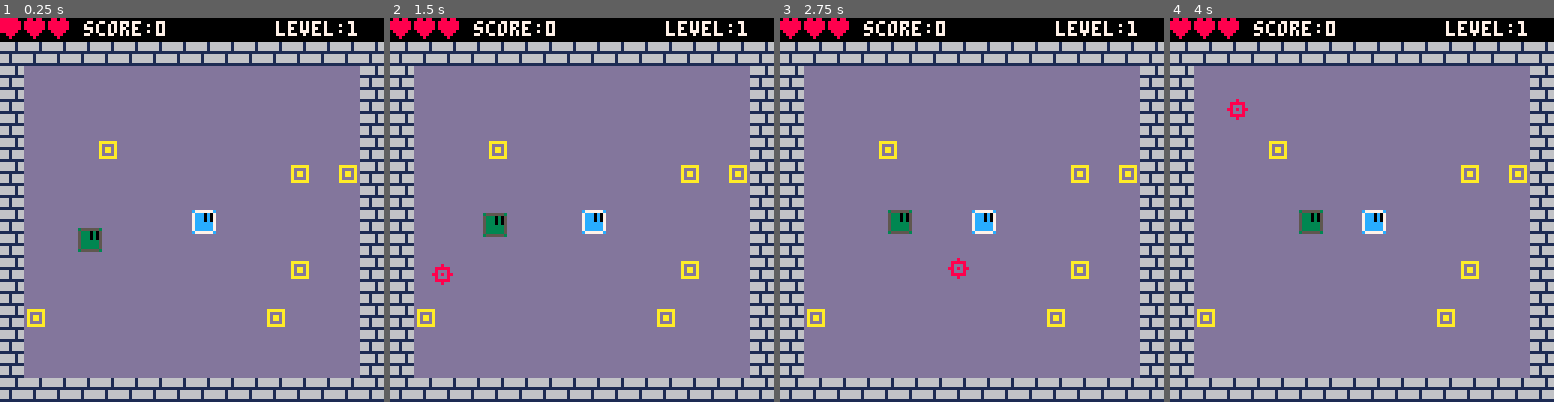
Above: before the commit, frames 1-4 (left to right).
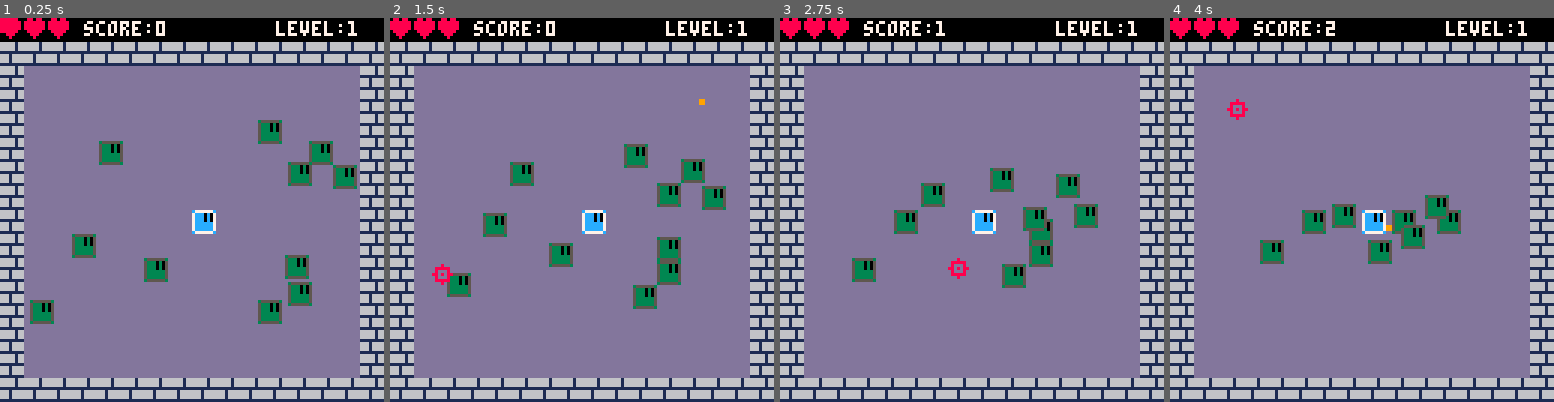
Above: after the commit, the same moments.

Repository: TinMaster/Coin_Collector
Game: PICO-8 cartridge backup/game.p8
Same seed, same stepped clock (60 frames per second), same inputs: the game is played once before the commit and once after it.
Inputs (mouse positions are in pixels of both pictures, inside the frame that each line leads up to):
- Up to frame 1 (0.25 s): no input
- Up to frame 2 (1.5 s): tap X (X key) at 0.33, 1.07 s; click (670, 121) at 0.67 s; click (436, 267) at 1.22 s
- Up to frame 3 (2.75 s): hold Right 1.6-2.1 s; hold P2 Left 1.6-2.1 s; click (887, 114) at 1.77 s; tap X (X key) at 1.85 s; hold Up 2.15-2.42 s; hold P2 Down 2.15-2.42 s; click (952, 259) at 2.32 s; hold Right from 2.47 s (still down); hold P2 Left from 2.47 s (still down)
- Up to frame 4 (4 s): click (1404, 106) at 2.87 s; tap X (X key) at 2.97 s; release Right at 3.03 s; release P2 Left at 3.03 s; hold Left 3.08-3.58 s; hold P2 Right 3.08-3.58 s; click (1465, 256) at 3.42 s; hold Down 3.63-3.97 s; hold P2 Up 3.63-3.97 s; click (1231, 102) at 3.97 s

The runs differ from the first frame. In frame 1, 4.5% of the frame differs, in the area x 7-93%, y 26-81%; in frame 2, 4.6%, in the area x 7-93%, y 21-81%; in frame 3, 4.6%; in frame 4, 3.7%.

Commit message:
Movement and smaller changes
Movement is now more fluid and changed the cmap function to compensate

Diff:
--- a/backup/game.p8
+++ b/backup/game.p8
@@ -12,26 +13,43 @@
 	p.score = 0
 	p.health = 3
 	p.iframe = 0
+	p.fire = true
 	p.sp = 1
 	p.alive = true
+
+	local time = 10
 	--movement/update function
 	p.update = function()
 		local lx = p.x
 		local ly = p.y
 
-		if(btnp(⬅️)) or btnp(0,1) then
-			p.x -= 8
-		end
-		if(btnp(➡️)) or btnp(1,1) then
-			p.x += 8
-		end
-		if(btnp(⬆️)) or btnp(2,1) then
-			p.y -= 8
-		end
-		if(btnp(⬇️)) or btnp(3,1) then
-			p.y += 8
-		end
-
+		if(btn(⬅️)) or btn(0,1) then
+			p.x -= 2
+		end
+		if(btn(➡️)) or btn(1,1) then
+			p.x += 2
+		end
+		if(btn(⬆️)) or btn(2,1) then
+			p.y -= 2
+		end
+		if(btn(⬇️)) or btn(3,1) then
+			p.y += 2
+		end
+
+		if(stat(34) == 1 ) and p.fire then
+			--cursor object = c
+			bullet = create_bullet(p.x, p.y)
+
+			angle = atan2((c.x - p.x),(c.y - p.y))
+
+			bullet.dx = bullet.speed * cos(angle)
+			bullet.dy = bullet.speed * sin(angle)
+			p.fire = false
+			time = 10
+			sfx(4)
+			add(bullets,bullet)
+
+		end
 		if(cmap(p)) then
 			p.x = lx
 			p.y = ly
@@ -44,16 +62,20 @@
 		if p.health == 0 then
 			p.alive = false
 		end
+
+		if time > 0 then
+			time -= 1
+		end
+		if not p.fire and time == 0 then
+			p.fire = true
+		end
+
 	end
 
 	p.draw = function()
 		palt(0,false)
 		spr(p.sp, p.x, p.y )
 		pal(0,true) --toggle opacity
-
-		--if (flr(p.iframe / 5) % 2 == 0) then
-		--	p.sp = 0
-		--end
 	end
 
 	return p
@@ -70,7 +92,7 @@
 	end
 	e.dx = 0
 	e.dy = 0
-	e.tick = rnd(10,20)
+	e.tick = rnd(10,15)
 	e.d = 0
 
 	e.draw = function()
@@ -89,8 +111,7 @@
 			if(player.y < e.y) e.y -= 1
 			if(player.y > e.y) e.y += 1
 
-			e.tick = rnd(10,20)
-
+			e.tick = rnd(10,15)
 
 		end
 	end
@@ -99,9 +120,10 @@
 
 end
 
-function create_coin()
-	local c = random_cords()
-
+function create_coin(x,y)
+	local c = {}
+	c.x = x
+	c.y = y
 	add(coins,c)
 
 	c.draw = function(this)
@@ -112,7 +134,7 @@
 
 end
 
-function create_pointer()
+function create_cursor()
 	local p = {}
 	p.x = stat(32) - 1
 	p.y = stat(33) - 1
@@ -126,6 +148,26 @@
 		spr(5, p.x, p.y)
 	end
 	return p
+end
+
+function create_bullet(x,y)
+	local b = {}
+	b.x = x
+	b.y = y
+	b.dx = 0
+	b.dy = 0
+	b.speed = 6
+	b.sp = 6
+
+	b.update = function()
+		b.x = b.x + b.dx
+		b.y = b.y + b.dy
+	end
+
+	b.draw = function()
+		spr(6,b.x, b.y)
+	end
+	return b
 end
 --helper functions
 function generate_coins()
@@ -135,7 +177,7 @@
 end
 
 function generate_enemies()
-	for i = 1, 1 do
+	for i = 1, 10 + lvl do
 		create_enemy()
 	end
 end
@@ -192,30 +234,59 @@
 	return false
 end
 
+--todo move to indivual update functions probably
 function chk_collision()
+
 	for coin in all(coins) do
 		if col(player.x, player.y,	4,4, coin.x, coin.y, 4, 4) then
 		 	del(coins,coin)
 				sfx(1)
-				player.score += 1
+				player.score += 10
 		end
 	end
 
 	for enemy in all(enemies) do
-			if col(player.x, player.y,	4,4, enemy.x, enemy.y, 4, 4) and player.iframe == 0 then
+			if col(player.x, player.y,	4,4, enemy.x, enemy.y, 6, 6) and player.iframe == 0 then
 				player.health -= 1
 				sfx(2,2)
 				player.iframe = 30
 				--kills itself upon impact
+				create_coin(enemy.x,enemy.y)
 				del(enemies,enemy)
 			end
-	end
-
-
-	if(#coins == 0) then
+
+			for bullet in all(bullets) do
+				if col(bullet.x, bullet.y, 4, 4, enemy.x, enemy.y, 4,4) then
+					if(flr(rnd(20)) > 15) create_coin(enemy.x, enemy.y)
+					del(bullets,bullet)
+					del(enemies,enemy)
+					sfx(3)
+					player.score += 1
+
+				end
+			end
+	end
+
+	for bullet in all(bullets) do
+		if cmap(bullet) then
+			del(bullets, bullet)
+		end
+	end
+
+	--[[if(#coins == 0) then
 		lvl += 1
 		generate_coins()
-	end
+	end--]]
+	--todo make enemies drop coins instead?
+
+	if(player.alive == false) then
+		gameover_init()
+	end
+	if(#enemies == 0) then
+		lvl += 1
+		generate_enemies()
+	end
+
 end
 
 function debug()
@@ -250,9 +321,8 @@
 function _init()
 	poke(0x5f2d, 1)
 	lvl = 1
-	c = create_pointer()
+	c = create_cursor()
 	player = create_player()
-	generate_coins()
     generate_enemies()
 end
 
@@ -265,6 +335,9 @@
 		enemy.update()
 	end
 
+	for bullet in all(bullets) do
+		bullet.update()
+	end
 end
 
 function _draw()
@@ -276,6 +349,9 @@
 		obj.draw(obj)
 	end)
 
+	for bullet in all(bullets) do
+		bullet.draw()
+	end
 	for enemy in all(enemies) do
 		enemy.draw()
 	end
@@ -288,38 +364,15 @@
 
 --gameover screen
 
-function create_cursor()
-	local c = {}
-	c.x = 40
-	c.y = 72
-	c.flag = false
-	c.draw = function ()
-		palt(0,true)
-		spr(7,cursor.x,cursor.y)
-	end
-
-	c.update = function ()
-		if(btn(3)) then
-			c.y = 79
-			print("reach",64,80)
-		elseif(btn(2)) then
-			c.y = 71
-		elseif(btn(5)) then
-			c.flag = true
-		end
-	end
-
-	return c
-end
 
 function gameover_init()
 	_update = gameover_update
 	_draw = gameover_draw
-	cursor = create_cursor()
+	pointer = create_cursor()
 end
 
 function gameover_update()
-	cursor.update()
+	pointer.update()
 
 end
 
@@ -328,13 +381,15 @@
 	map(0,0)
 	color(2)
 	rectfill(8,16,119,119)
+
 	color(7)
 	printc("game over", 32)
 	printc("hiscore:".."40",40)
-	printc("score:", 56)
+	printc("score:"..player.score, 56)
 	printc("retry",72)
 	printc("quit",80)
-	cursor.draw()
+	pointer.draw()
+
 end
 
 function printc(str,y)
@@ -356,8 +411,8 @@
 00000000c777777c00000000c777777cc777777c0008000000000000000880000055550000000000000000000000000000000000000000000000000000000000
 000000007ccc0c07000000007cccccc77cccccc70888880000000000000088000500005000000000000000000000000000000000000000000000000000000000
 000000007ccc0c07000000007ccc0c077cccccc70800080000000000000008805000000500000000000000000000000000000000000000000000000000000000
-000000007ccc0c07000000007cccccc77cccccc78808088000077000888888885000000500000000000000000000000000000000000000000000000000000000
-000000007cccccc7000000007cccccc77cccccc70800080000077000888888885000000500000000000000000000000000000000000000000000000000000000
+000000007ccc0c07000000007cccccc77cccccc78808088000099000888888885000000500000000000000000000000000000000000000000000000000000000
+000000007cccccc7000000007cccccc77cccccc70800080000099000888888885000000500000000000000000000000000000000000000000000000000000000
 000000007cccccc7000000007cccccc77cccccc70888880000000000000008805000000500000000000000000000000000000000000000000000000000000000
 000000007cccccc7000000007cccccc77cccccc70008000000000000000088000500005000000000000000000000000000000000000000000000000000000000
 00000000c777777c00000000c777777cc777777c0000000000000000000880000055550000000000000000000000000000000000000000000000000000000000
@@ -386,10 +441,10 @@
 00000000000000000000000000000000000c00000000000000000000000000000000000000000000000000000000000000000000000000000000000000000000
 00000000000000000000000000000000000c00000000000000000000000000000000000000000000000000000000000000000000000000000000000000000000
 __gff__
-0000000000000000000000000000000001000000010000000000000000000000010000000000000000000000000000000000000000000000000000000000000000000000000000000000000000000000000000000000000000000000000000000000000000000000000000000000000000000000000000000000000000000000
+0000010000000000000000000000000001000000010000000000000000000000010000000000000000000000000000000000000000000000000000000000000000000000000000000000000000000000000000000000000000000000000000000000000000000000000000000000000000000000000000000000000000000000
 0000000000000000000000000000000000000000000000000000000000000000000000000000000000000000000000000000000000000000000000000000000000000000000000000000000000000000000000000000000000000000000000000000000000000000000000000000000000000000000000000000000000000000
 __map__
-0000000000000000000000000000000000000000000000000000000000000000000000000000000000000000000000000000000000000000000000000000000000000000000000000000000000000000000000000000000000000000000000000000000000000000000000000000000000000000000000000000000000000000
+0000000000000202020200000000000000000000000000000000000000000000000000000000000000000000000000000000000000000000000000000000000000000000000000000000000000000000000000000000000000000000000000000000000000000000000000000000000000000000000000000000000000000000
 1010101010101010101010101010101000000000000000000000000000000000000000000000000000000000000000000000000000000000000000000000000000000000000000000000000000000000000000000000000000000000000000000000000000000000000000000000000000000000000000000000000000000000
 1011111111111111111111111111111000000000000000000000000000000000000000000000000000000000000000000000000000000000000000000000000000000000000000000000000000000000000000000000000000000000000000000000000000000000000000000000000000000000000000000000000000000000
 1011111111111111111111111111111000000000000000000000000000000000000000000000000000000000000000000000000000000000000000000000000000000000000000000000000000000000000000000000000000000000000000000000000000000000000000000000000000000000000000000000000000000000
--- a/game.p8
+++ b/game.p8
@@ -6,16 +6,20 @@
 enemies = {}
 bullets = {}
 
+--Worked
 function create_player()
 	local p = {}
 	p.x = 64
 	p.y = 64
 	p.score = 0
+	p.highscore = 0
 	p.health = 3
 	p.iframe = 0
 	p.fire = true
 	p.sp = 1
 	p.alive = true
+	p.cm = true
+	p.cw = true
 
 	local time = 10
 	--movement/update function
@@ -23,15 +27,24 @@
 		local lx = p.x
 		local ly = p.y
 
-		if(btnp(⬅️)) or btnp(0,1) then
-			p.x -= 8
-		elseif(btnp(➡️)) or btnp(1,1) then
-			p.x += 8
-		elseif(btnp(⬆️)) or btnp(2,1) then
-			p.y -= 8
-		elseif(btnp(⬇️)) or btnp(3,1) then
-			p.y += 8
-		end
+		if(btn(⬅️)) or btn(0,1) then
+			p.x -= 1
+		end
+		if(btn(➡️)) or btn(1,1) then
+			p.x += 1
+		end
+		if(btn(⬆️)) or btn(2,1) then
+			p.y -= 1
+		end
+		if(btn(⬇️)) or btn(3,1) then
+			p.y += 1
+		end
+
+		if(cmap(p)) then
+			p.x = lx
+			p.y = ly
+		end
+
 
 		if(stat(34) == 1 ) and p.fire then
 			--cursor object = c
@@ -43,13 +56,9 @@
 			bullet.dy = bullet.speed * sin(angle)
 			p.fire = false
 			time = 10
-			sfx(3)
+			sfx(4)
 			add(bullets,bullet)
 
-		end
-		if(cmap(p)) then
-			p.x = lx
-			p.y = ly
 		end
 
 		if p.iframe > 0 then
@@ -81,15 +90,11 @@
 function create_enemy()
 	local e = random_cords()
 
-	if e.x != player.x and e.y != player.y then
-		add(enemies, e)
-	else
-		e = {}
-		create_enemy()
-	end
+	add(enemies, e)
+
 	e.dx = 0
 	e.dy = 0
-	e.tick = rnd(10,20)
+	e.tick = rnd(10,15)
 	e.d = 0
 
 	e.draw = function()
@@ -108,8 +113,7 @@
 			if(player.y < e.y) e.y -= 1
 			if(player.y > e.y) e.y += 1
 
-			e.tick = rnd(10,20)
-
+			e.tick = rnd(10,15)
 
 		end
 	end
@@ -118,9 +122,10 @@
 
 end
 
-function create_coin()
-	local c = random_cords()
-
+function create_coin(x,y)
+	local c = {}
+	c.x = x
+	c.y = y
 	add(coins,c)
 
 	c.draw = function(this)
@@ -131,7 +136,7 @@
 
 end
 
-function create_pointer()
+function create_cursor()
 	local p = {}
 	p.x = stat(32) - 1
 	p.y = stat(33) - 1
@@ -174,7 +179,7 @@
 end
 
 function generate_enemies()
-	for i = 1, 3 + lvl do
+	for i = 1, 10 + lvl do
 		create_enemy()
 	end
 end
@@ -193,8 +198,32 @@
 end
 
 --collision--
-
-function cmap(obj)
+function cmap(o)
+  local ct=false
+  local cb=false
+
+  -- if colliding with map tiles
+  if(o.cm) then
+    local x1=o.x/8
+    local y1=o.y/8
+    local x2=(o.x+7)/8
+    local y2=(o.y+7)/8
+    local a=fget(mget(x1,y1),0)
+    local b=fget(mget(x1,y2),0)
+    local c=fget(mget(x2,y2),0)
+    local d=fget(mget(x2,y1),0)
+    ct=a or b or c or d
+   end
+   -- if colliding world bounds
+   if(o.cw) then
+     cb=(o.x<0 or o.x+8>126 or
+           o.y<0 or o.y+8>126)
+   end
+
+  return ct or cb
+end
+
+function solid(obj)
 	local tilex = (obj.x - (obj.x % 8)) / 8
 	local tiley = (obj.y - (obj.y % 8)) / 8
 	if fget(mget(tilex, tiley),0) then
@@ -231,12 +260,14 @@
 	return false
 end
 
+--todo move to indivual update functions probably
 function chk_collision()
+
 	for coin in all(coins) do
 		if col(player.x, player.y,	4,4, coin.x, coin.y, 4, 4) then
 		 	del(coins,coin)
 				sfx(1)
-				player.score += 1
+				player.score += 10
 		end
 	end
 
@@ -246,7 +277,19 @@
 				sfx(2,2)
 				player.iframe = 30
 				--kills itself upon impact
+				create_coin(enemy.x,enemy.y)
 				del(enemies,enemy)
+			end
+
+			for bullet in all(bullets) do
+				if col(bullet.x, bullet.y, 4, 4, enemy.x, enemy.y, 4,4) then
+					if(flr(rnd(20)) > 15) create_coin(enemy.x, enemy.y)
+					del(bullets,bullet)
+					del(enemies,enemy)
+					sfx(3)
+					player.score += 1
+
+				end
 			end
 	end
 
@@ -254,19 +297,22 @@
 		if cmap(bullet) then
 			del(bullets, bullet)
 		end
-		for enemy in all(enemies) do
-			if col(bullet.x, bullet.y, 4, 4, enemy.x, enemy.y, 4,4) then
-				del(bullets,bullet)
-				del(enemies,enemy)
-			end
-		end
-	end
-
-	if(#coins == 0) and (#enemies == 0) then
+	end
+
+	--[[if(#coins == 0) then
 		lvl += 1
 		generate_coins()
+	end--]]
+	--todo make enemies drop coins instead?
+
+	if(player.alive == false) then
+		gameover_init()
+	end
+	if(#enemies == 0) then
+		lvl += 1
 		generate_enemies()
 	end
+
 end
 
 function debug()
@@ -301,9 +347,8 @@
 function _init()
 	poke(0x5f2d, 1)
 	lvl = 1
-	c = create_pointer()
+	c = create_cursor()
 	player = create_player()
-	generate_coins()
     generate_enemies()
 end
 
@@ -345,38 +390,15 @@
 
 --gameover screen
 
-function create_cursor()
-	local c = {}
-	c.x = 40
-	c.y = 72
-	c.flag = false
-	c.draw = function ()
-		palt(0,true)
-		spr(7,c.x,c.y)
-	end
-
-	c.update = function ()
-		if(btn(3)) then
-			c.y = 79
-			print("reach",64,80)
-		elseif(btn(2)) then
-			c.y = 71
-		elseif(btn(5)) then
-			c.flag = true
-		end
-	end
-
-	return c
-end
 
 function gameover_init()
 	_update = gameover_update
 	_draw = gameover_draw
-	cursor = create_cursor()
+	pointer = create_cursor()
 end
 
 function gameover_update()
-	cursor.update()
+	pointer.update()
 
 end
 
@@ -385,13 +407,15 @@
 	map(0,0)
 	color(2)
 	rectfill(8,16,119,119)
+
 	color(7)
 	printc("game over", 32)
-	printc("hiscore:".."40",40)
-	printc("score:", 56)
+	printc("hiscore:"..player.highscore,40)
+	printc("score:"..player.score, 56)
 	printc("retry",72)
 	printc("quit",80)
-	cursor.draw()
+	pointer.draw()
+
 end
 
 function printc(str,y)
@@ -443,7 +467,7 @@
 
 
 __gff__
-0000000000000000000000000000000001000000010000000000000000000000010000000000000000000000000000000000000000000000000000000000000000000000000000000000000000000000000000000000000000000000000000000000000000000000000000000000000000000000000000000000000000000000
+0000010000000000000000000000000001000000010000000000000000000000010000000000000000000000000000000000000000000000000000000000000000000000000000000000000000000000000000000000000000000000000000000000000000000000000000000000000000000000000000000000000000000000
 0000000000000000000000000000000000000000000000000000000000000000000000000000000000000000000000000000000000000000000000000000000000000000000000000000000000000000000000000000000000000000000000000000000000000000000000000000000000000000000000000000000000000000
 __map__
 0000000000000000000000000000000000000000000000000000000000000000000000000000000000000000000000000000000000000000000000000000000000000000000000000000000000000000000000000000000000000000000000000000000000000000000000000000000000000000000000000000000000000000
Not shown, changed: the sound effects (__sfx__) section of backup/game.p8
Not shown, changed: 26 lines of the sprite sheet (__gfx__) section of game.p8
Not shown, changed: the sound effects (__sfx__) section of game.p8
